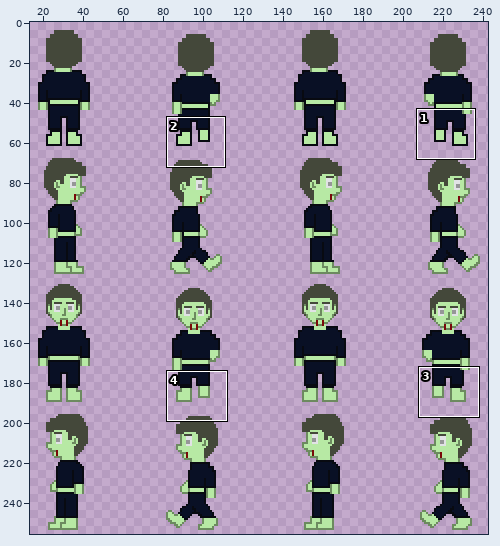
Pixel-art file -- assets/aseprite/zombi2.aseprite. Above: a wide view before the commit, with the close-up outlined.
Close-up. As it was:
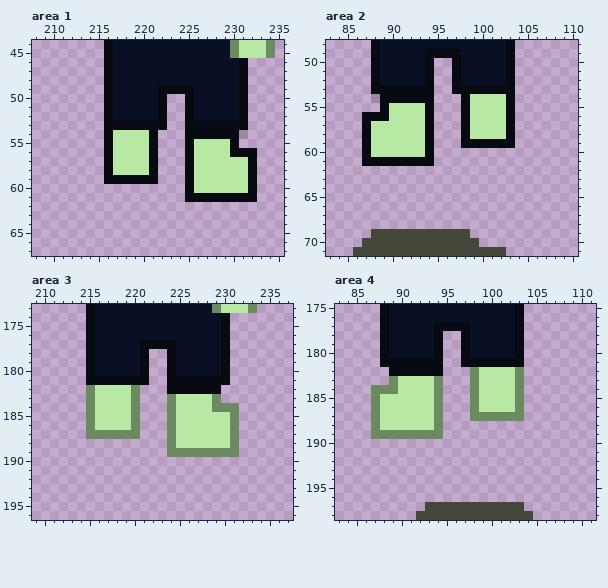
256x256 pixels, 1 frame. Pixels under 10% opacity are left out. Colours within 5 levels of each other are drawn and written as one. Shown: area 1: x 208..235, y 44..67; area 2: x 83..110, y 48..71; area 3: x 209..237, y 173..196; area 4: x 83..111, y 175..198. The wide view leaves out empty margins.
After the commit:
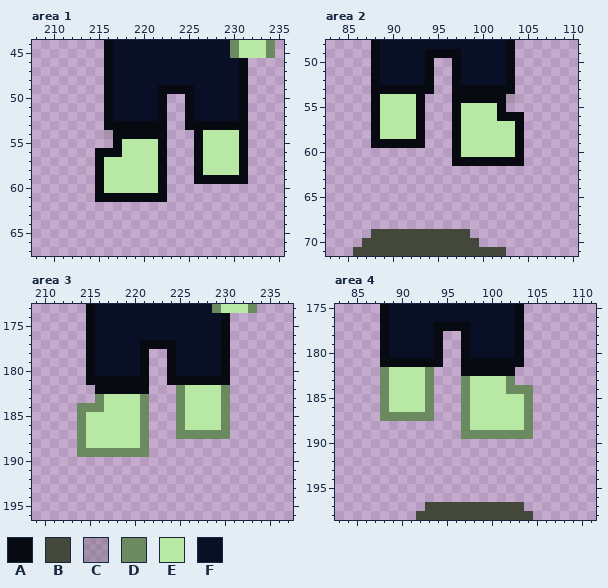
Palette (. is transparent): A #080a11  B #44483a  C #6f616b59  D #6c8a5f  E #b7e9a4  F #091025
Changes in this commit:
Changed rows in their new state; - is an unchanged pixel.
Area 1:
first column x 215:
54 -CAAAA-A--.-EEEEA-
55 -.A---EA--.A---EA-
56 A-A---EA--.A---E-.
57 AE----EA--.A----A.
58 AE----EA--.A----A.
59 AEEEEEEA--.AAAAAA.
60 AEEEEEEA--........
61 AAAAAAAA--........
Area 2:
first column x 87:
54 -AEEEE-.--A-AAAAC-
55 -AE---A.--AE---A.-
56 .-E---A.--AE---A-A
57 .A----A.--AE----EA
58 .A----A.--AE----EA
59 .AAAAAA.--AEEEEEEA
60 ........--AEEEEEEA
61 ........--AAAAAAAA
Area 3:
first column x 214:
182 -.AAAAAA--.DEEEED-
183 -.D---ED--.D---ED-
184 D-D---ED--.D---E-.
185 DE----ED--.D----D.
186 DE----ED--.D----D.
187 DEEEEEED--.DDDDDD.
188 DEEEEEED--........
189 DDDDDDDD--........
Area 4:
first column x 87:
182 -DEEEED.--AAAAAA.-
183 -DE---D.--DE---D.-
184 .-E---D.--DE---D-D
185 .D----D.--DE----ED
186 .D----D.--DE----ED
187 .DDDDDD.--DEEEEEED
188 ........--DEEEEEED
189 ........--DDDDDDDD
Where, in picture pixels (left, top, right, bottom), the same in both close-ups:
changed: (95, 130, 257, 202)
changed: (362, 94, 524, 166)
changed: (77, 385, 239, 457)
changed: (371, 367, 533, 439)
